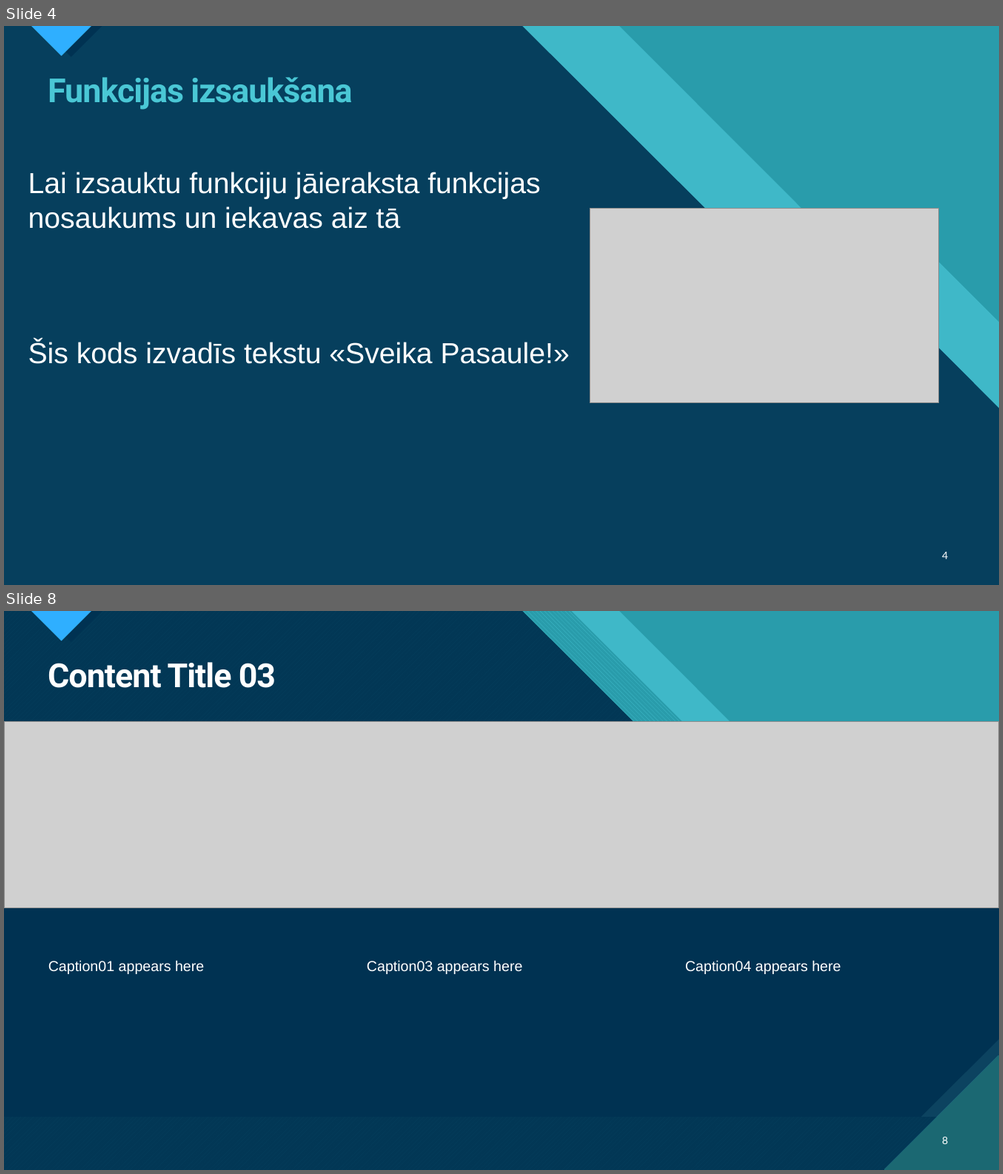
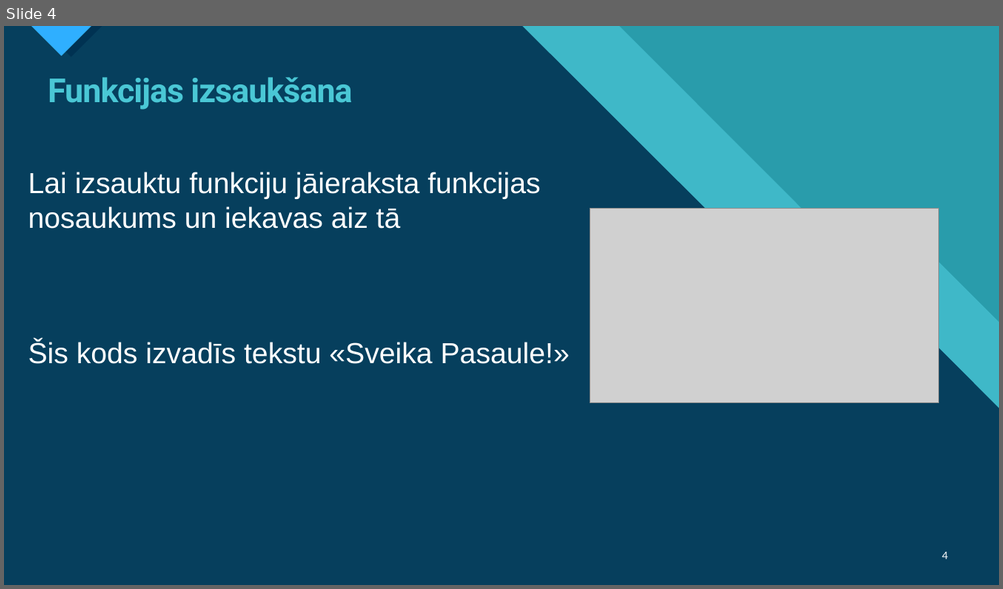
Before and after one commit to Klavinsnemakprogrammet/GalaEksamens2.Kurss, a slide deck: Python Funkcijas.pptx. Shown one above the other, each under a label of ours: slides 4 and 8 before the commit, slide 4 after it; the slides between them are not shown. The pictures are 1003x1174 and 1003x589 pixels, drawn with LibreOffice and Linux fonts; fonts in the diff are those of the drawing; grey boxes stand for pictures. Boxes give left, top, right and bottom in pixels: in the first picture for what was removed or moved away, otherwise in the second. Text is boxed around its words. In the diff, an @@ line names an element or a change of style, - is before the commit and + after.

```diff
--- a/Python Funkcijas.pptx
+++ b/Python Funkcijas.pptx
@@ slide 8 removed at (4, 611, 999, 1170), background #47C3D3; not listed: 17 template elements that a slide beside it also shows @@
@@ freeform shape removed at (4, 611, 999, 1170) @@
@@ title removed at (48, 662, 276, 688) @@
-Content Title 03
@@ picture removed at (4, 721, 999, 908) @@
@@ text removed at (48, 960, 204, 974) @@
-Caption01 appears here
@@ text removed at (367, 960, 522, 974) @@
-Caption03 appears here
@@ text removed at (685, 960, 840, 974) @@
-Caption04 appears here
@@ page number removed at (942, 1137, 948, 1145) @@
-8
```
Also in this commit, not shown: 1 slide changed, 6 slides added, 9 other slides removed.
